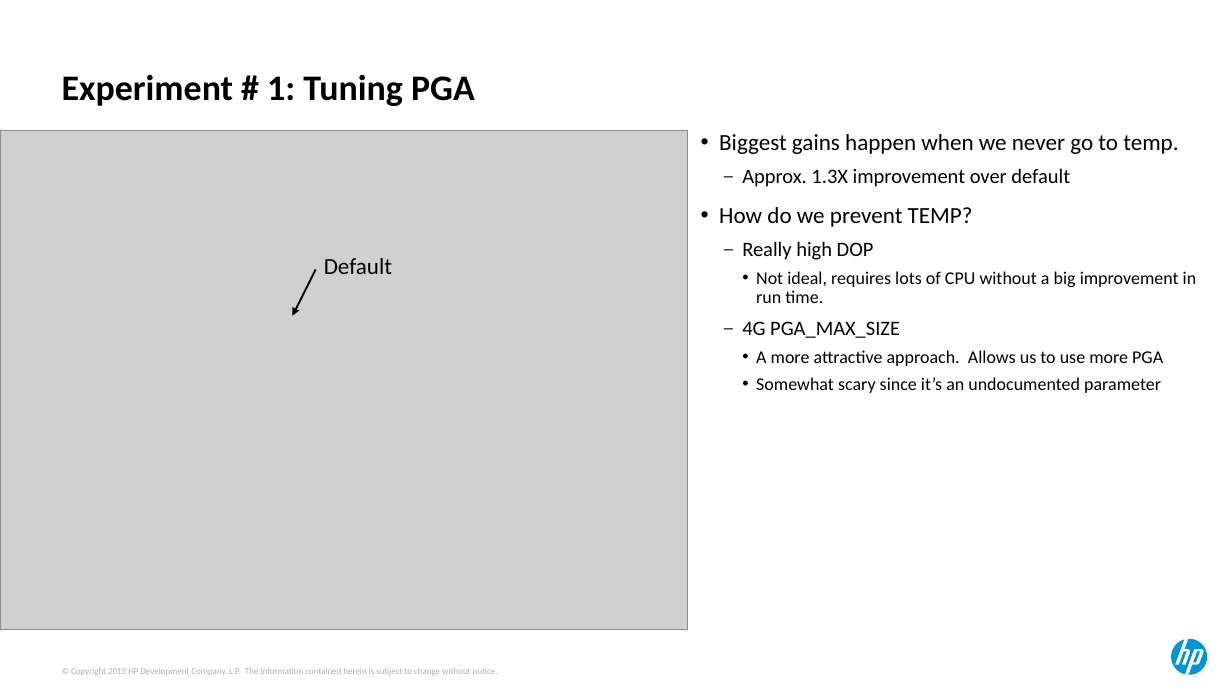
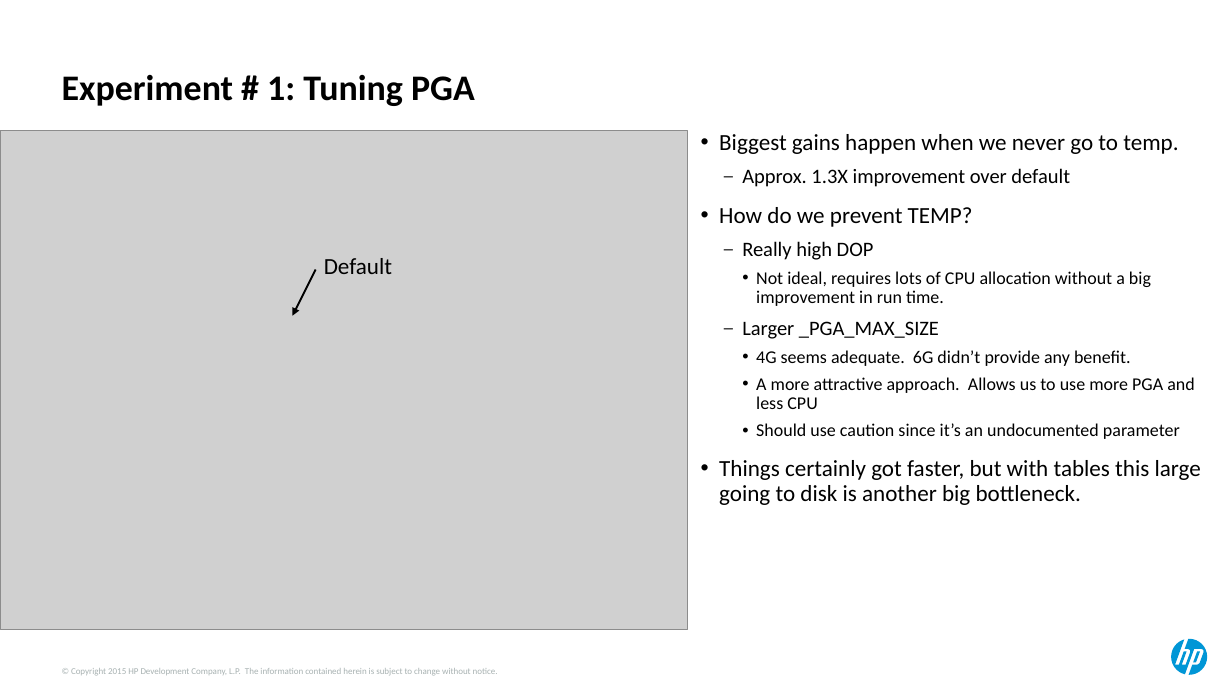
Before and after one commit to ndesilets/Group-13-HP-Big-Data-Analytics, a slide deck: slide 11 of Power Point Files/hotsos_2017 (combined).pptx (slide 12 before the commit). Drawn at 1232x693 pixels with LibreOffice and Linux fonts; fonts in the diff are those of the drawing; grey boxes stand for pictures. Boxes give left, top, right and bottom in pixels: in the first picture for what was removed or moved away, otherwise in the second. Text is boxed around its words. In the diff, an @@ line names an element or a change of style, - is before the commit and + after.

```diff
--- a/Power Point Files/hotsos_2017 (combined).pptx
+++ b/Power Point Files/hotsos_2017 (combined).pptx
@@ text at [719, 271, 1201, 505]: text changed @@
-    • Not ideal, requires lots of CPU without a big improvement in run time.
-  – 4G PGA_MAX_SIZE
-    • A more attractive approach. Allows us to use more PGA
-    • Somewhat scary since it’s an undocumented parameter
+    • Not ideal, requires lots of CPU allocation without a big improvement in run time.
+  – Larger _PGA_MAX_SIZE
+    • 4G seems adequate. 6G didn’t provide any benefit.
+    • A more attractive approach. Allows us to use more PGA and less CPU
+    • Should use caution since it’s an undocumented parameter
+• Things certainly got faster, but with tables this large going to disk is another big bottleneck.
```
Also in this commit, not shown: 14 other slides changed, 1 slide added, 1 slide removed.
